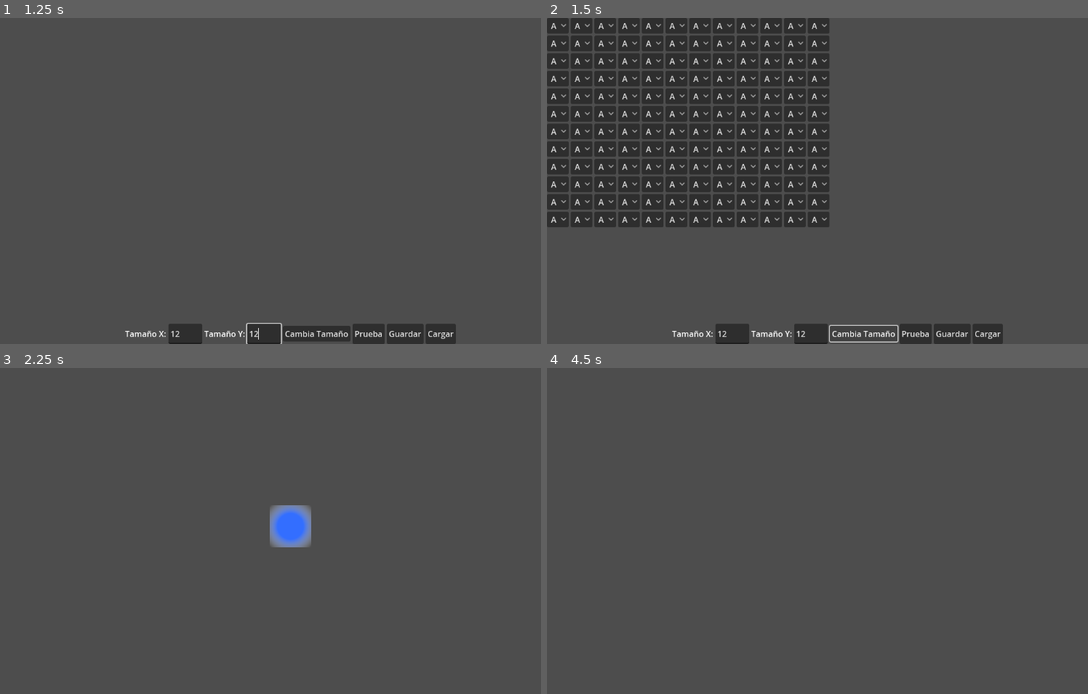
Above: before the commit, frames 1-4 (two rows, left to right).
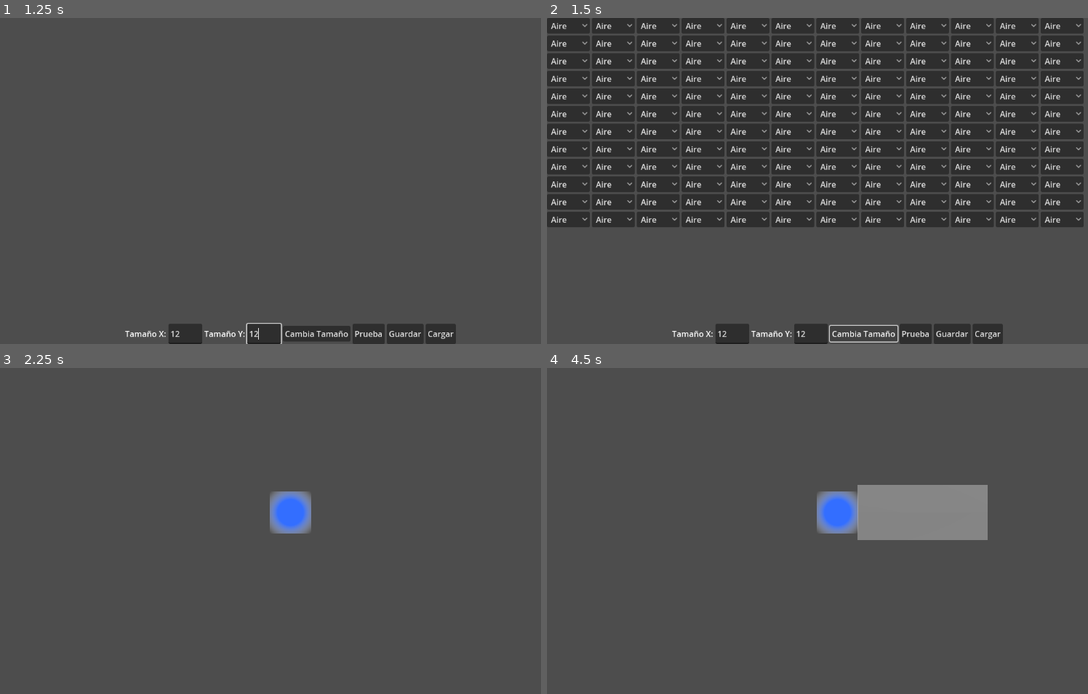
Above: after the commit, the same moments.

Repository: Hazematman/GGJ2025
Game: Godot game, scene res://scenes/level_editor.tscn
The game is run twice, just before and just after one commit, with the same random seed, the same clock (stepped at 60 frames per second) and the same inputs. This scene is started directly instead of the project's main scene.
Inputs (mouse positions are in pixels of both pictures, inside the frame that each line leads up to):
- Up to frame 1 (1.25 s): click (183, 334) at 0.52 s; type "12" at 0.6 s; click (265, 334) at 0.75 s; type "12" at 0.83 s
- Up to frame 2 (1.5 s): click "Cambia Tamaño" at 1.25 s
- Up to frame 3 (2.25 s): click "Prueba" at 2 s
- Up to frame 4 (4.5 s): tap Enter (ui_accept) at 2.75, 3.02, 3.5, 3.77, 4.25 s; hold Right (ui_right) 2.78-3.53 s; hold E (Interactuar) 2.78-3.53 s; hold Down (ui_down) 3.53-4.28 s; tap E (Interactuar) at 3.6 s; hold Right (ui_right) from 4.28 s (still down); hold Shift (attract) from 4.28 s (still down)

Frame 1 is identical in both runs. In frame 2, 31% of the frame differs, in the area x 1-100%, y 0-65%; in frame 3, 1.1%; in frame 4, 5.0%.

Commit message:
Modificar level editor

Diff:
--- a/scenes/level_editor.tscn
+++ b/scenes/level_editor.tscn
@@ -58,10 +58,15 @@
 layout_mode = 2
 text = "Cargar"
 
-[node name="GridContainer" type="GridContainer" parent="LevelEditorGUI"]
-layout_mode = 0
-offset_right = 40.0
-offset_bottom = 40.0
+[node name="ScrollContainer" type="ScrollContainer" parent="LevelEditorGUI"]
+layout_mode = 1
+offset_right = 1151.0
+offset_bottom = 560.0
+
+[node name="GridContainer" type="GridContainer" parent="LevelEditorGUI/ScrollContainer"]
+layout_mode = 2
+size_flags_horizontal = 3
+size_flags_vertical = 3
 
 [node name="FileDialogSave" type="FileDialog" parent="LevelEditorGUI"]
 mode = 3
--- a/scenes/mapa_basica.tscn
+++ b/scenes/mapa_basica.tscn
@@ -1,20 +1,24 @@
-[gd_scene load_steps=3 format=3 uid="uid://cauawvsjcua7o"]
+[gd_scene load_steps=4 format=3 uid="uid://cauawvsjcua7o"]
 
 [ext_resource type="PackedScene" uid="uid://dhl4dlwx751ji" path="res://scenes/jugador.tscn" id="1_85i4a"]
 [ext_resource type="Script" path="res://scripts/mapa_basica.gd" id="1_hc840"]
+[ext_resource type="Script" path="res://scripts/camara.gd" id="2_vpjra"]
 
 [node name="MapaBasica" type="Node3D"]
 script = ExtResource("1_hc840")
 
-[node name="Camera3D" type="Camera3D" parent="."]
+[node name="Camera3D" type="Camera3D" parent="." node_paths=PackedStringArray("node")]
 transform = Transform3D(0.707107, -0.5, 0.5, 0, 0.707107, 0.707107, -0.707107, -0.5, 0.5, 1, 1.5, 1)
 projection = 1
 current = true
 size = 2.5
+script = ExtResource("2_vpjra")
+node = NodePath("../Jugador")
 
 [node name="DirectionalLight3D" type="DirectionalLight3D" parent="."]
 transform = Transform3D(0.838671, -0.385118, 0.385118, 0, 0.707107, 0.707107, -0.544639, -0.59303, 0.59303, 0, 2.26353, 2.8444)
 
 [node name="Jugador" parent="." instance=ExtResource("1_85i4a")]
 
+[connection signal="mata" from="." to="." method="_on_mata"]
 [connection signal="mata" from="Jugador" to="Jugador" method="_on_mata"]
--- a/scenes/pincho.tscn
+++ b/scenes/pincho.tscn
@@ -4,7 +4,7 @@
 [ext_resource type="Script" path="res://scripts/pincho.gd" id="1_77d2s"]
 
 [sub_resource type="BoxShape3D" id="BoxShape3D_ovf6a"]
-size = Vector3(0.15, 0.5, 0.15)
+size = Vector3(0.3, 0.5, 0.3)
 
 [node name="Pincho" type="Area3D"]
 transform = Transform3D(1, 0, 0, 0, 1, 0, 0, 0, 1, 0, 0.25, 0)
--- /dev/null
+++ b/scenes/pincho_con_tierra.tscn
@@ -0,0 +1,11 @@
+[gd_scene load_steps=3 format=3 uid="uid://b11obr022cw7m"]
+
+[ext_resource type="PackedScene" uid="uid://b4qb4d5sxi1tg" path="res://scenes/tierra.tscn" id="1_j20ew"]
+[ext_resource type="PackedScene" uid="uid://bukbegwo1hv80" path="res://scenes/pincho.tscn" id="2_lcex5"]
+
+[node name="PinchoConTierra" type="Node3D"]
+
+[node name="Tierra" parent="." instance=ExtResource("1_j20ew")]
+
+[node name="Pincho" parent="." instance=ExtResource("2_lcex5")]
+transform = Transform3D(1, 0, 0, 0, 1, 0, 0, 0, 1, 0, 0.157593, 0)
--- a/scenes/tierra.tscn
+++ b/scenes/tierra.tscn
@@ -1,14 +1,18 @@
 [gd_scene load_steps=3 format=3 uid="uid://b4qb4d5sxi1tg"]
 
 [sub_resource type="BoxShape3D" id="BoxShape3D_ovf6a"]
+size = Vector3(0.3, 1, 0.3)
 
 [sub_resource type="BoxMesh" id="BoxMesh_rkyqg"]
+size = Vector3(0.3, 1, 0.3)
 
-[node name="Tierra" type="StaticBody3D"]
+[node name="Tierra" type="Node3D"]
+
+[node name="Tierra" type="StaticBody3D" parent="."]
 transform = Transform3D(1, 0, 0, 0, 1, 0, 0, 0, 1, 0, -0.5, 0)
 
-[node name="CollisionShape3D" type="CollisionShape3D" parent="."]
+[node name="CollisionShape3D" type="CollisionShape3D" parent="Tierra"]
 shape = SubResource("BoxShape3D_ovf6a")
 
-[node name="MeshInstance3D" type="MeshInstance3D" parent="."]
+[node name="MeshInstance3D" type="MeshInstance3D" parent="Tierra"]
 mesh = SubResource("BoxMesh_rkyqg")
--- /dev/null
+++ b/scripts/camara.gd
@@ -0,0 +1,15 @@
+extends Camera3D
+
+@export var node: Node3D = null
+
+var dir = Vector3()
+
+# Called when the node enters the scene tree for the first time.
+func _ready() -> void:
+	assert(node != null)
+	dir = position - node.position
+
+# Called every frame. 'delta' is the elapsed time since the previous frame.
+func _process(delta: float) -> void:
+	if node != null:
+		position = node.position + dir
--- a/scripts/level_editor.gd
+++ b/scripts/level_editor.gd
@@ -1,6 +1,6 @@
 extends Control
 
-@onready var grid = $GridContainer
+@onready var grid = $ScrollContainer/GridContainer
 
 var opcíones = [
 	"Aire",
@@ -11,7 +11,7 @@
 var opcíones_node = {
 	"Aire": null,
 	"Tierra": preload("res://scenes/tierra.tscn"),
-	"Pincho": preload("res://scenes/pincho.tscn"),
+	"Pincho": preload("res://scenes/pincho_con_tierra.tscn"),
 }
 
 var mapa_basica: PackedScene = preload("res://scenes/mapa_basica.tscn")
@@ -21,10 +21,12 @@
 
 var nivel = null
 
+const tile_size: float = 0.3
+
 func crear_lista_de_objectos() -> Control:
 	var opcíon_buton = OptionButton.new()
 	for opcíon in opcíones:
-		opcíon_buton.add_item(opcíon[0])
+		opcíon_buton.add_item(opcíon)
 	return opcíon_buton
 
 func _on_cambia_tamaño() -> void:
@@ -32,8 +34,8 @@
 	rows = int($Container/LineEdit_Y_dim.text)
 	print("Size ", columns, " ", rows)
 
-	for child in $GridContainer.get_children():
-		$GridContainer.remove_child(child)
+	for child in grid.get_children():
+		grid.remove_child(child)
 
 	grid.columns = columns
 
@@ -43,6 +45,7 @@
 
 func prueba_nivel() -> void:
 	var nuevo_nivel = mapa_basica.instantiate()
+	nuevo_nivel.editor = self
 
 	for elem in range(columns * rows):
 		var x = elem % rows
@@ -52,7 +55,7 @@
 		var node_nuevo: PackedScene = opcíones_node[node_nombre]
 		if node_nuevo != null:
 			var node: Node3D = node_nuevo.instantiate()
-			node.position = Vector3(x, 0, y)
+			node.position = Vector3(x*tile_size, 0, y*tile_size)
 			nuevo_nivel.add_child(node)
 
 	get_parent().add_child(nuevo_nivel)
@@ -89,7 +92,7 @@
 	_on_cambia_tamaño()
 
 	var index = 0
-	for child in $GridContainer.get_children():
+	for child in grid.get_children():
 		child.selected = opcíones.find(nuevo_nivel["nodes"][index])
 		index += 1
 
--- a/scripts/mapa_basica.gd
+++ b/scripts/mapa_basica.gd
@@ -6,8 +6,8 @@
 
 signal mata
 
-
 func _on_mata() -> void:
 	print("Murio el player")
-	var game_over = game_over_screen.instantiate()
-	add_child(game_over)
+	get_parent().add_child(editor)
+	get_parent().remove_child(self)
+	queue_free()
